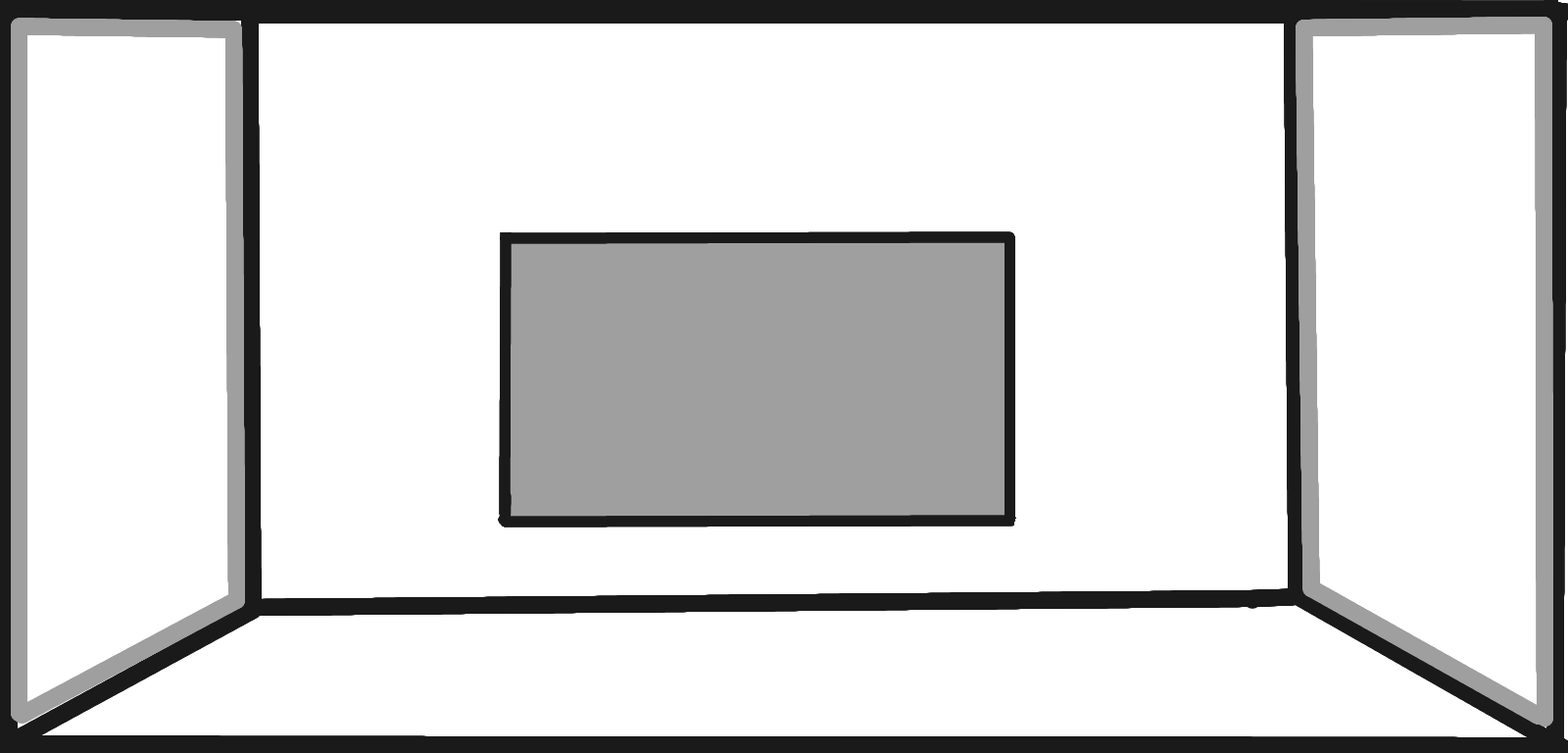
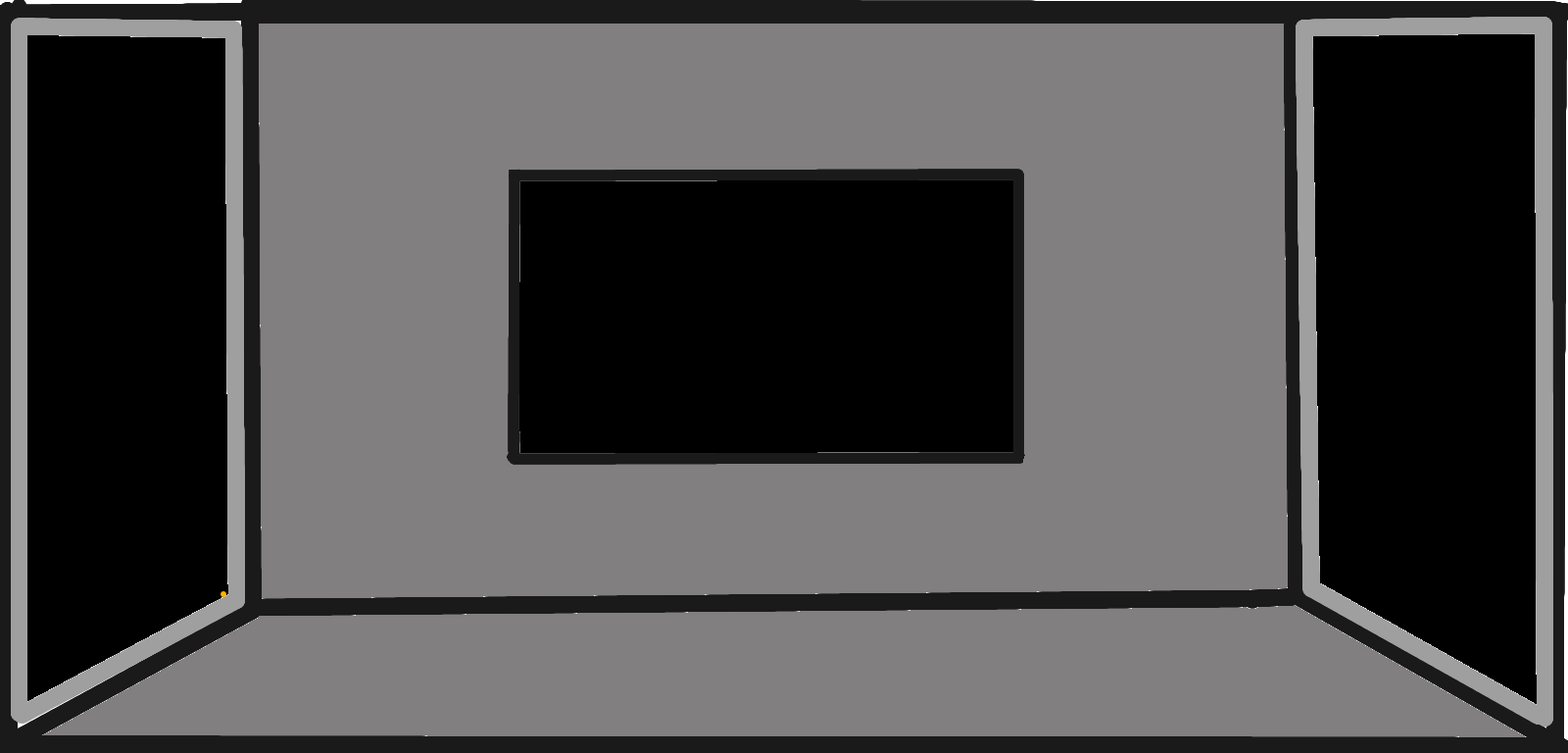
Revision of a layered (1568, 753) image; what changed, layer by layer:
painted on "Hatch" over bbox(0, 0, 1559, 597)
painted on "Doors" over bbox(27, 34, 1537, 704)
painted on "Outline" over bbox(11, 0, 1558, 737)